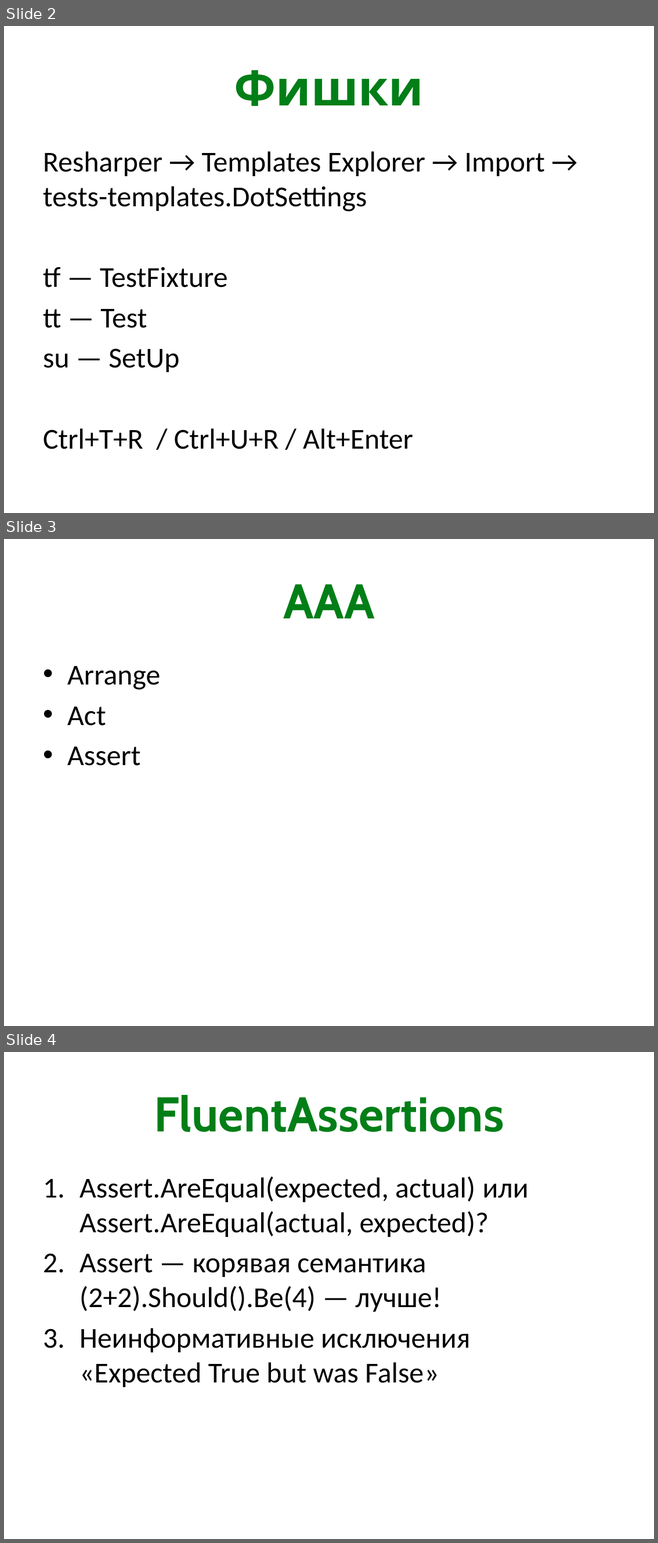
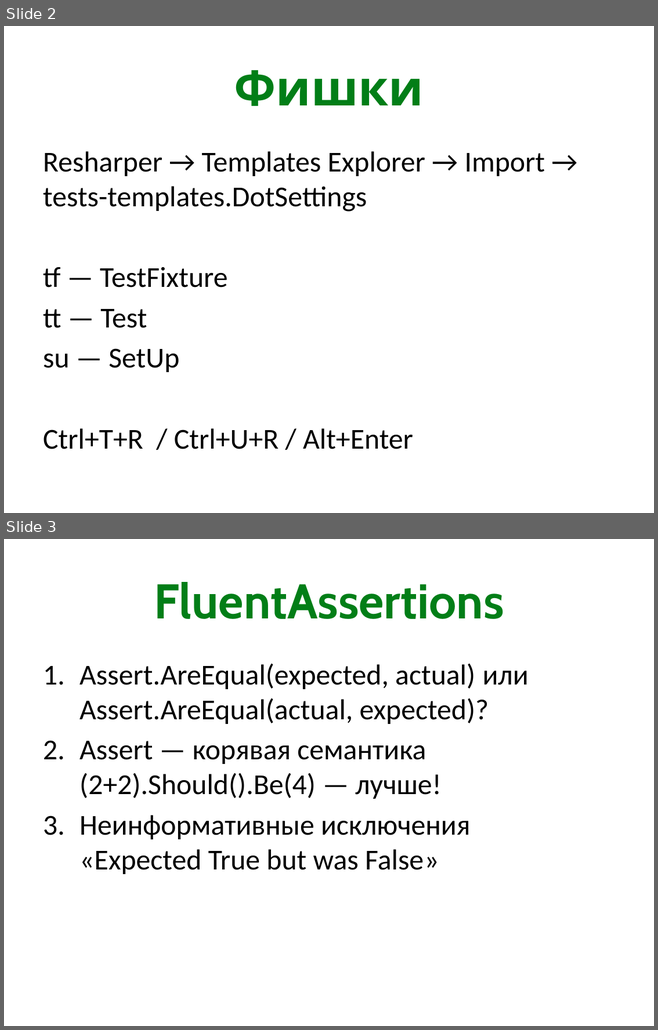
Before and after one commit to kontur-courses/old-testing-challenge, a slide deck: challenge.pptx. Shown one above the other, each under a label of ours: slides 2, 3 and 4 before the commit, slides 2 and 3 after it. The pictures are 658x1543 and 658x1030 pixels, drawn with LibreOffice and Linux fonts; fonts in the diff are those of the drawing. Boxes give left, top, right and bottom in pixels: in the first picture for what was removed or moved away, otherwise in the second. Text is boxed around its words. In the diff, an @@ line names an element or a change of style, - is before the commit and + after.

Commit message:
slides fix

```diff
--- a/challenge.pptx
+++ b/challenge.pptx
@@ slide 3 removed at (x1=4, y1=539, x2=654, y2=1026), background #FFFFFF @@
@@ title removed at (x1=283, y1=584, x2=375, y2=618) @@
-AAA
@@ text removed at (x1=67, y1=666, x2=160, y2=766) @@
-• Arrange
-• Act
-• Assert
@@ what was slide 4 is now slide 3 @@
```
